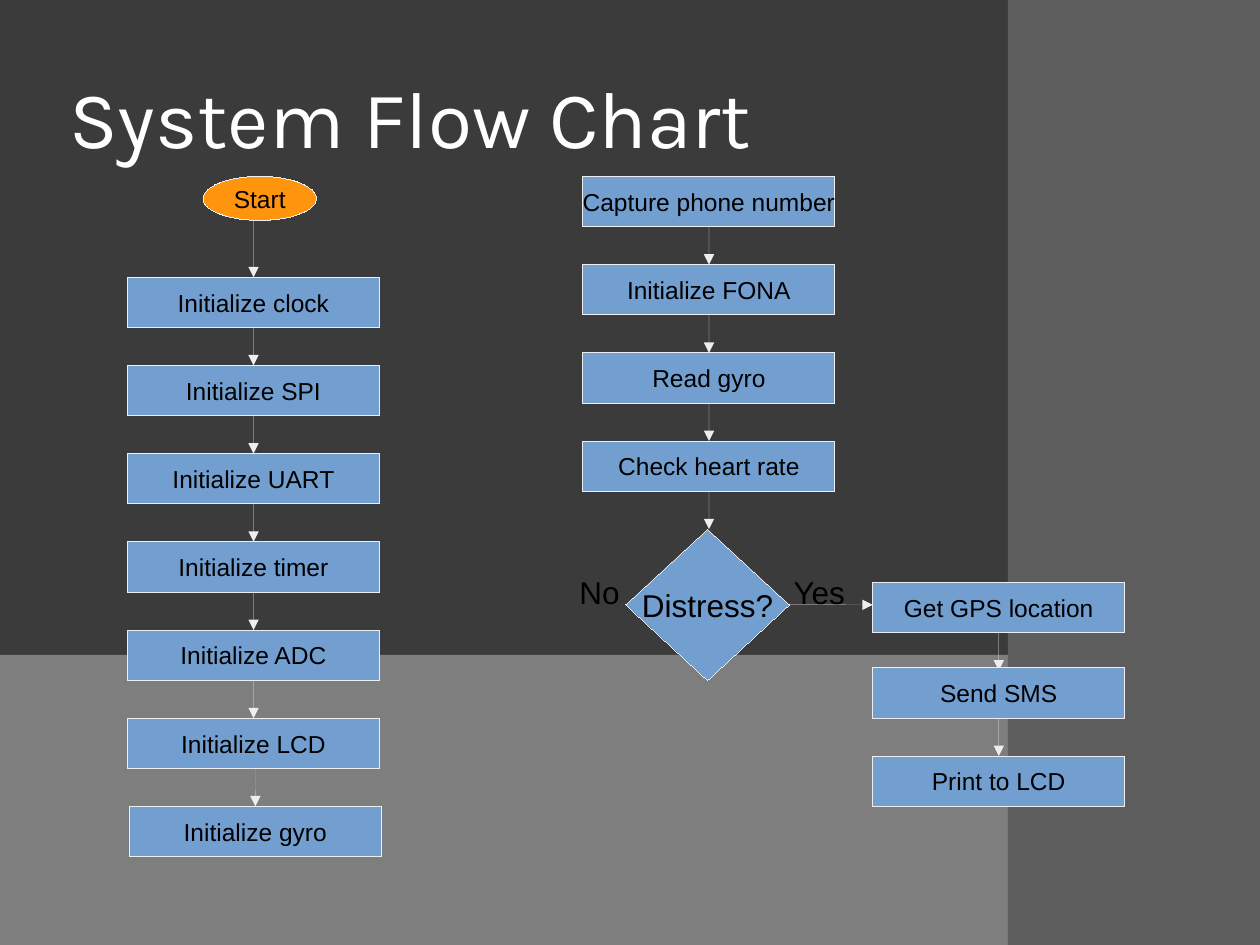
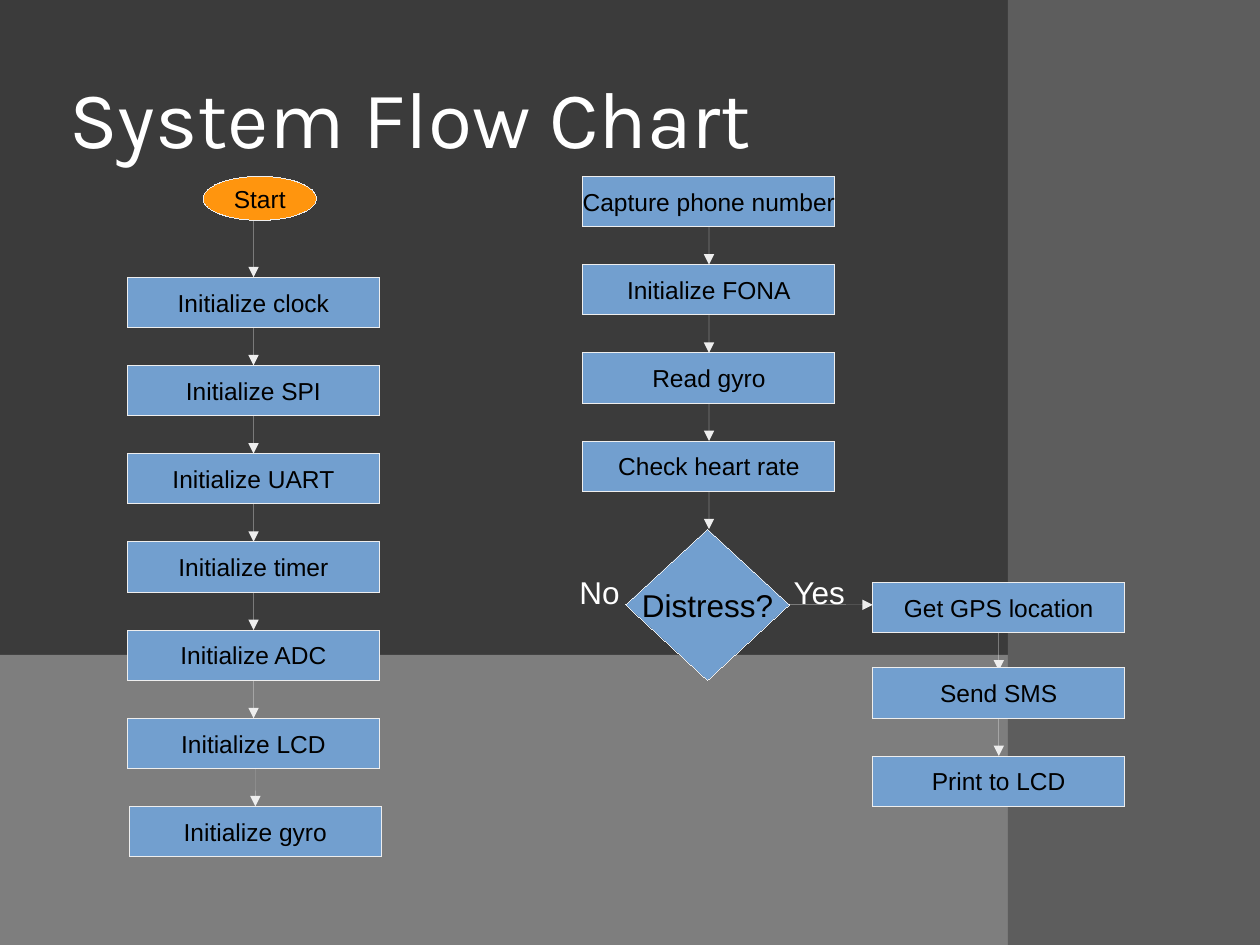
Before and after one commit to bkzshabbaz/EADAS, a slide deck: slide 4 of EADAS.pptx (slide 5 before the commit). Drawn at 1260x945 pixels with LibreOffice and Linux fonts; fonts in the diff are those of the drawing. Boxes give left, top, right and bottom in pixels: in the first picture for what was removed or moved away, otherwise in the second. Text is boxed around its words. In the diff, an @@ line names an element or a change of style, - is before the commit and + after.

```diff
--- a/EADAS.pptx
+++ b/EADAS.pptx
@@ text "No" at <box>579,582,619,605</box>: text colour #000000 to #FFFFFF @@
@@ text "Yes" at <box>794,582,845,605</box>: text colour #000000 to #FFFFFF @@
```
Also in this commit, not shown: 9 other slides changed, 1 slide added, 2 other files.
